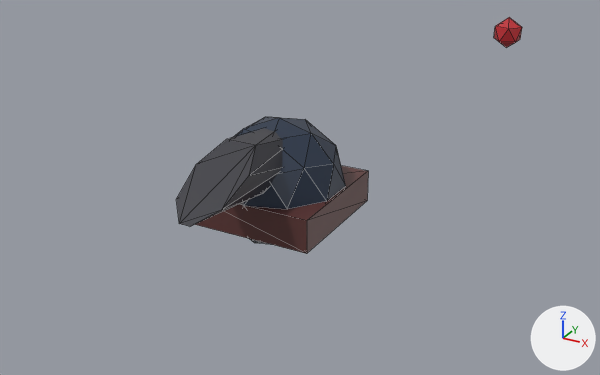
Two versions of the glTF model src/commonMain/assetsSource/assets.gltf, one commit apart.
The view is the same before and after, from a camera (50 mm lens) standing at (5.79, -10.01, 5.17) and looking at (-1.16, 2.64, -1.15). Arrows for +X, +Y and +Z are at lower right; the lights stay in place. Mesh edges are drawn as thin lines. Where no turn or scale is listed for an object, it has been applied to the vertices. Vertices at the same position are counted once.

The first picture shows 'Cylinder', 'Icosphere', 'bomb', 'canon'.
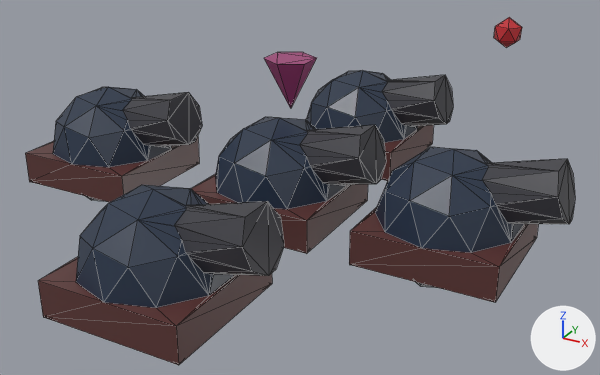
Commit message: add arrow above the selected canon

Location of each change, (x1, y1, x2, y2) in pixels of the pictures (600 x 375 px):
'canon.004', added
    after: (38, 185, 284, 365)
'canon.001', added
    after: (349, 147, 575, 303)
'canon', reshaped
    before: (195, 166, 368, 254)
    after: (191, 117, 386, 254)
'canon.002', added
    after: (25, 87, 202, 202)
'canon.003', added
    after: (306, 70, 453, 181)
'Cylinder', deleted
    before: (176, 128, 283, 226)
'Icosphere', deleted (blue)
    before: (232, 117, 346, 244)
'arrow', added (brown)
    after: (264, 52, 317, 109)
part 1 of me_cube, built on
    before: (195, 166, 368, 254)
    after: (25, 70, 575, 365)

Diff of the bpy script that builds the scene:
```diff
--- a/src/commonMain/assetsSource/assets.gltf.py
+++ b/src/commonMain/assetsSource/assets.gltf.py
@@ me_cube @@
 # used by ob_canon; location = (0.0, -0.11, 0.0); scale = (1.0, 1.0, 0.25)
-me_cube.from_pydata(...)  # 8 vertices, 12 faces; spans x -1.0..1.0, y -1.0..1.0, z -1.0..1.0
+me_cube.from_pydata(...)  # 103 vertices, 201 faces; spans x -1.0..1.58, y -1.0..1.0, z -3.0..5.17
+# me_cube part 1
+# 8 faces are deleted
+# 95 vertices are added at x -0.95..1.58, y -1.0..1.0, z -3.0..5.17
+# 197 new faces join them
 me_cube.materials.append(mat_material)
@@ me_cone @@
+me_cone.from_pydata(...)  # a 6-sided cone pointing to -z spanning x -0.325..0.325, y -0.375..0.375, z 1.398..2.148
+me_cone.materials.append(mat_material)  # picture img_sweet24_1x
@@ ob_cylinder @@
-ob_cylinder = bpy.data.objects.new('Cylinder', me_cylinder)
-ob_cylinder.location = (0.0, -1.15, 0.82)
@@ ob_icosphere @@
-ob_icosphere = bpy.data.objects.new('Icosphere', me_icosphere)
-ob_icosphere.location = (0.0, -0.11, 0.25)
@@ ob_arrow @@
+ob_arrow = bpy.data.objects.new('arrow', me_cone)
+ob_arrow.location = (0.13, 0.0, -0.02)
@@ ob_canon_004 @@
+ob_canon_004 = bpy.data.objects.new('canon.004', me_cube)
+ob_canon_004.location = (0.0, -3.04, 0.0)
+ob_canon_004.scale = (1.0, 1.0, 0.25)
@@ ob_canon_003 @@
+ob_canon_003 = bpy.data.objects.new('canon.003', me_cube)
+ob_canon_003.location = (0.0, 2.77, 0.0)
+ob_canon_003.scale = (1.0, 1.0, 0.25)
@@ ob_canon_002 @@
+ob_canon_002 = bpy.data.objects.new('canon.002', me_cube)
+ob_canon_002.location = (-3.19, -0.11, 0.0)
+ob_canon_002.scale = (1.0, 1.0, 0.25)
@@ ob_canon_001 @@
+ob_canon_001 = bpy.data.objects.new('canon.001', me_cube)
+ob_canon_001.location = (2.65, -0.11, 0.0)
+ob_canon_001.scale = (1.0, 1.0, 0.25)
```
